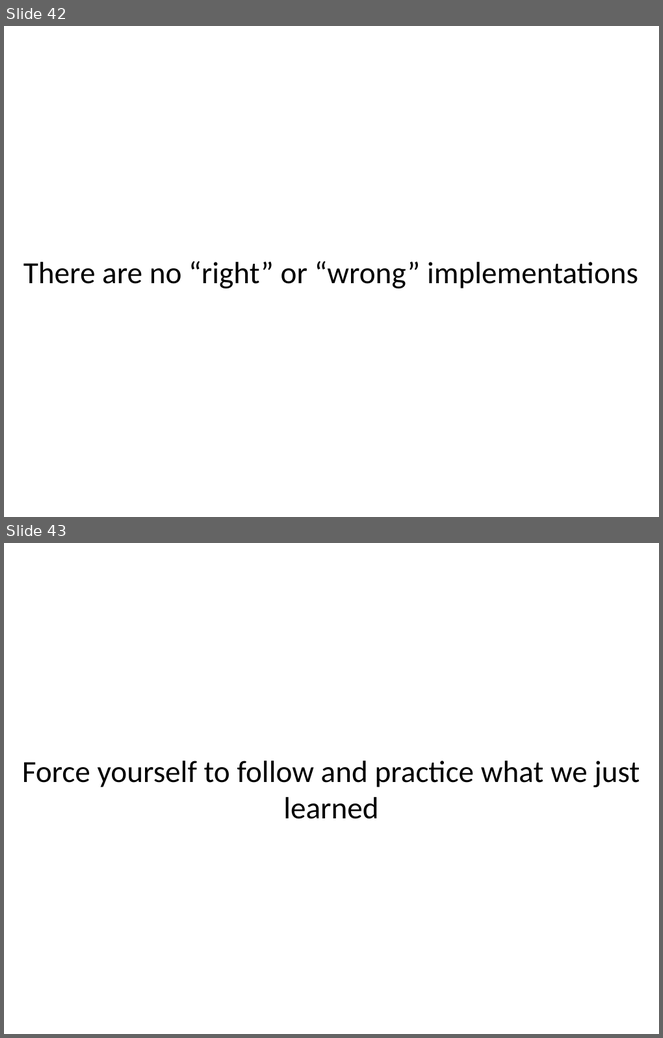
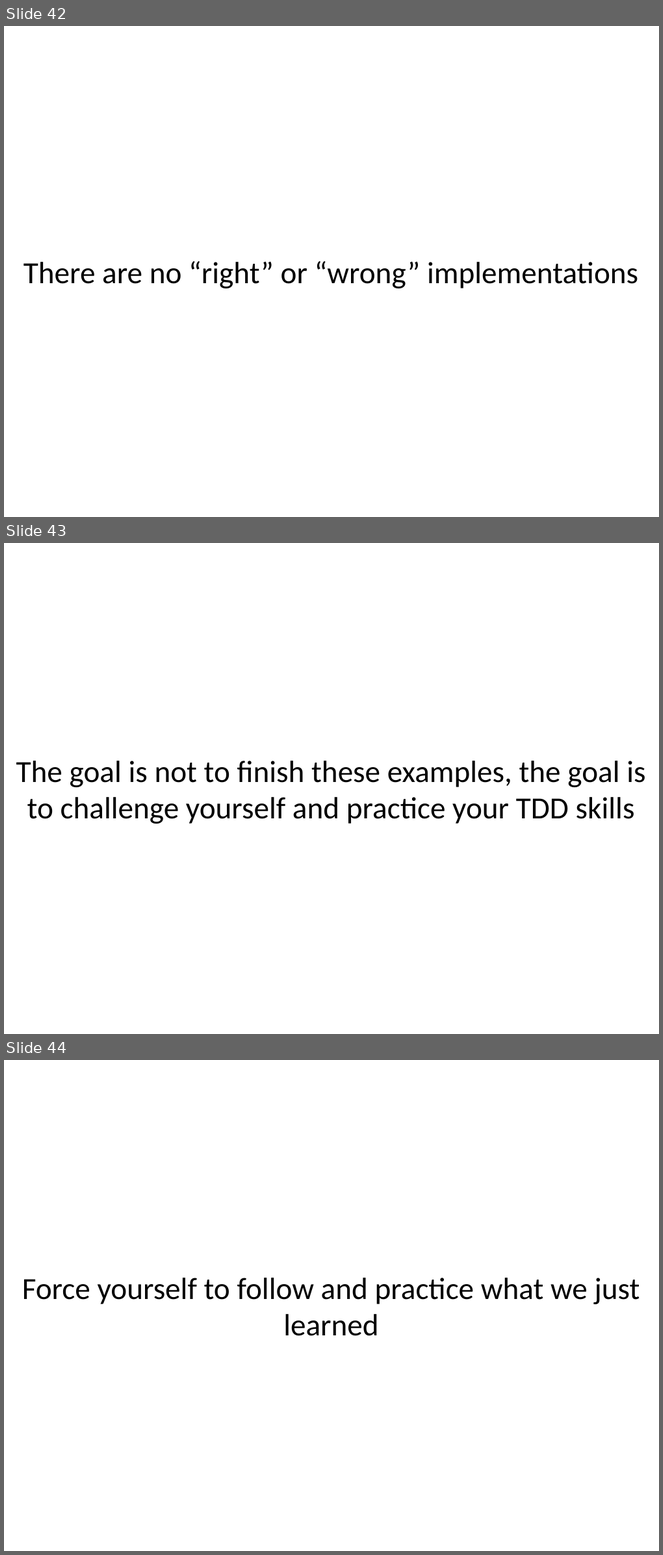
Before and after one commit to sl4mmy/presentations, a slide deck: tao-of-test-driven-development/tao-of-test-driven-development.ppt. Shown one above the other, each under a label of ours: slides 42 and 43 before the commit, slides 42, 43 and 44 after it. The pictures are 663x1038 and 663x1555 pixels, drawn with LibreOffice and Linux fonts; fonts in the diff are those of the drawing. Boxes give left, top, right and bottom in pixels: in the first picture for what was removed or moved away, otherwise in the second. Text is boxed around its words. In the diff, an @@ line names an element or a change of style, - is before the commit and + after.

```diff
--- a/tao-of-test-driven-development/tao-of-test-driven-development.ppt
+++ b/tao-of-test-driven-development/tao-of-test-driven-development.ppt
@@ slide 43 added at (4, 543, 659, 1034), background #FFFFFF @@
@@ text added at (16, 761, 646, 824), 48 pt, text #000000 @@
+The goal is not to finish these examples, the goal is to challenge yourself and practice your TDD skills
@@ what was slide 43 is now slide 44 @@
```
Also in this commit, not shown: 8 slides changed, 8 other slides added, 4 other files.
